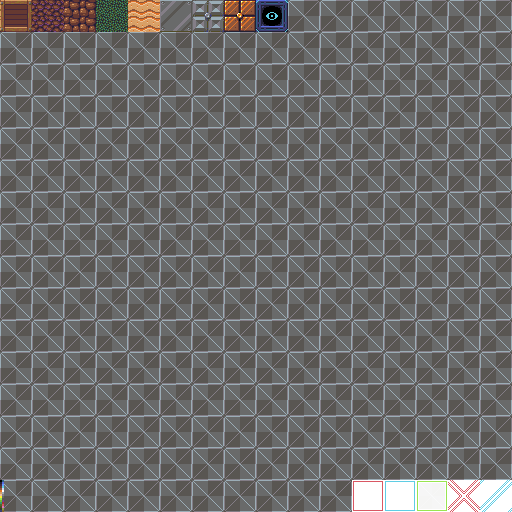
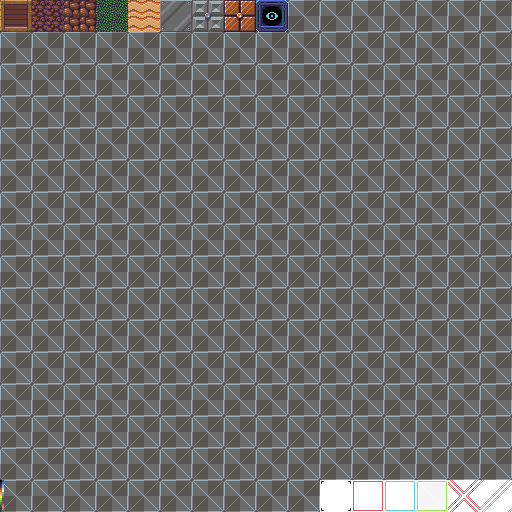
Layer changes from the first 512px x 512px image to the second:
painted on "Util1" over (320, 480, 352, 512)
